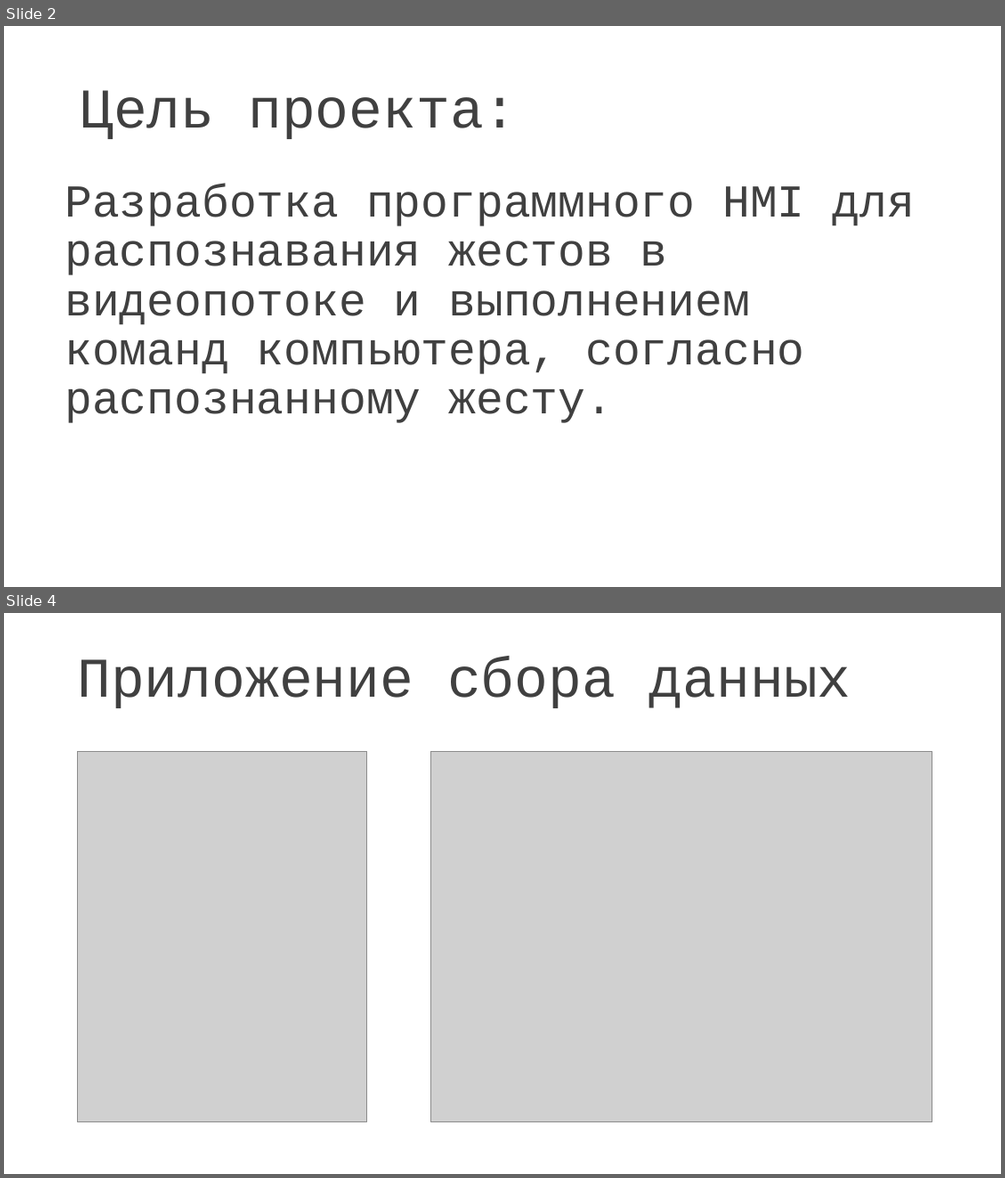
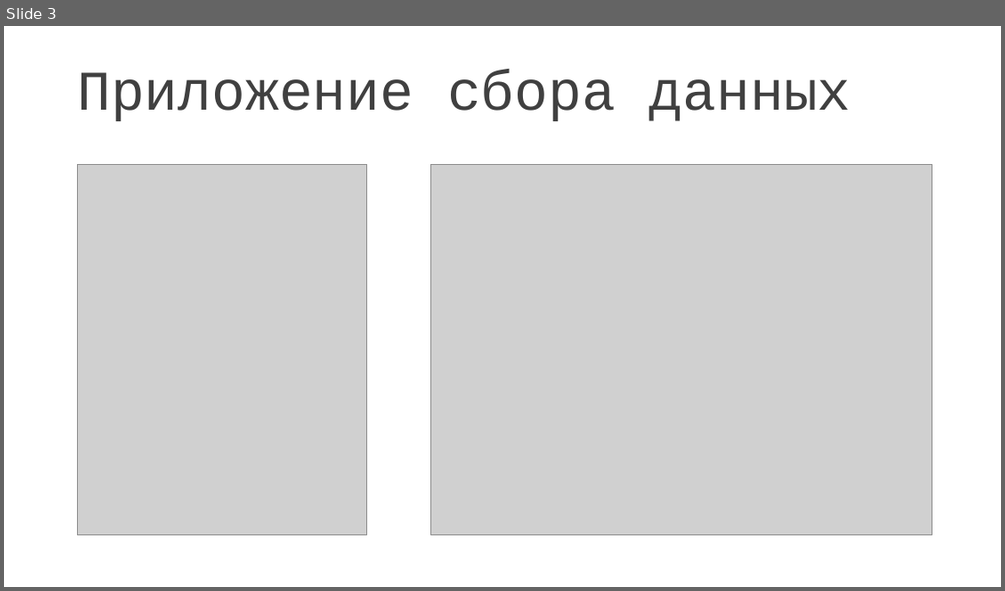
Before and after one commit to maksperskiy/Diploma, a slide deck: презентация.pptx. Shown one above the other, each under a label of ours: slides 2 and 4 before the commit, slide 3 after it; the slides between them are not shown. The pictures are 1005x1178 and 1005x591 pixels, drawn with LibreOffice and Linux fonts; fonts in the diff are those of the drawing; grey boxes stand for pictures. Boxes give left, top, right and bottom in pixels: in the first picture for what was removed or moved away, otherwise in the second. Text is boxed around its words. In the diff, an @@ line names an element or a change of style, - is before the commit and + after.

```diff
--- a/презентация.pptx
+++ b/презентация.pptx
@@ slide 2 removed at [4, 26, 1001, 587], background #FFFFFF @@
@@ title removed at [80, 90, 517, 139] @@
-Цель проекта:
@@ text removed at [65, 183, 914, 423] @@
-Разработка программного HMI для распознавания жестов в видеопотоке и выполнением команд компьютера, согласно распознанному жесту.
@@ what was slide 4 is now slide 3 @@
```
Also in this commit, not shown: 1 slide changed, 1 slide added, 1 other slide removed, 5 other files.
